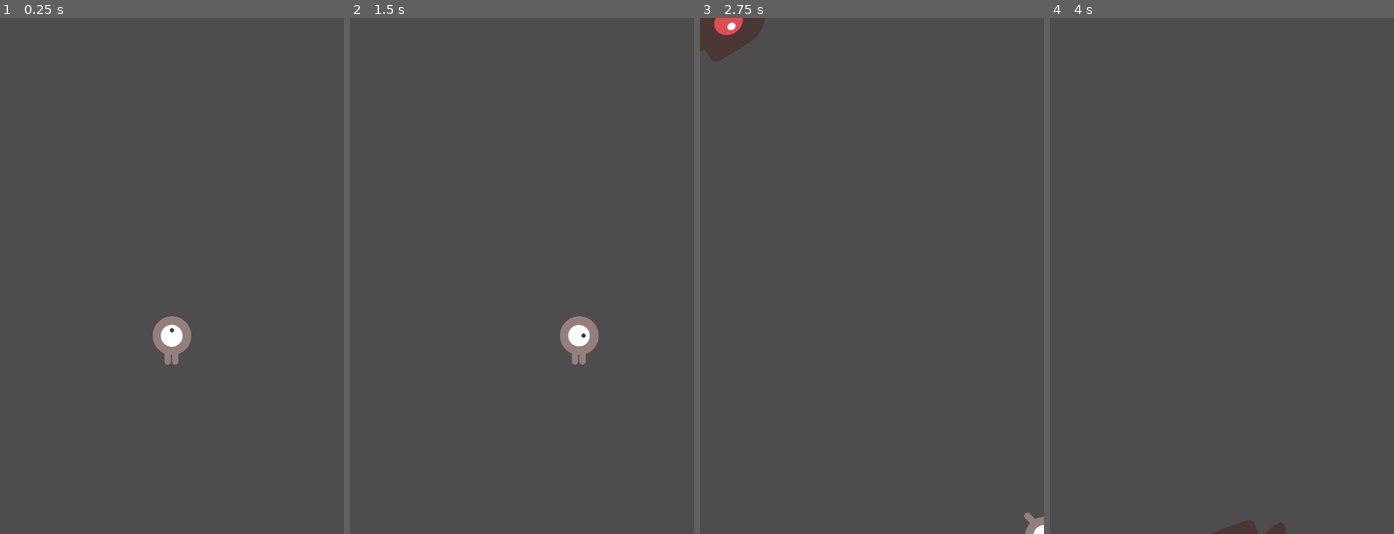
Above: before the commit, frames 1-4 (left to right).
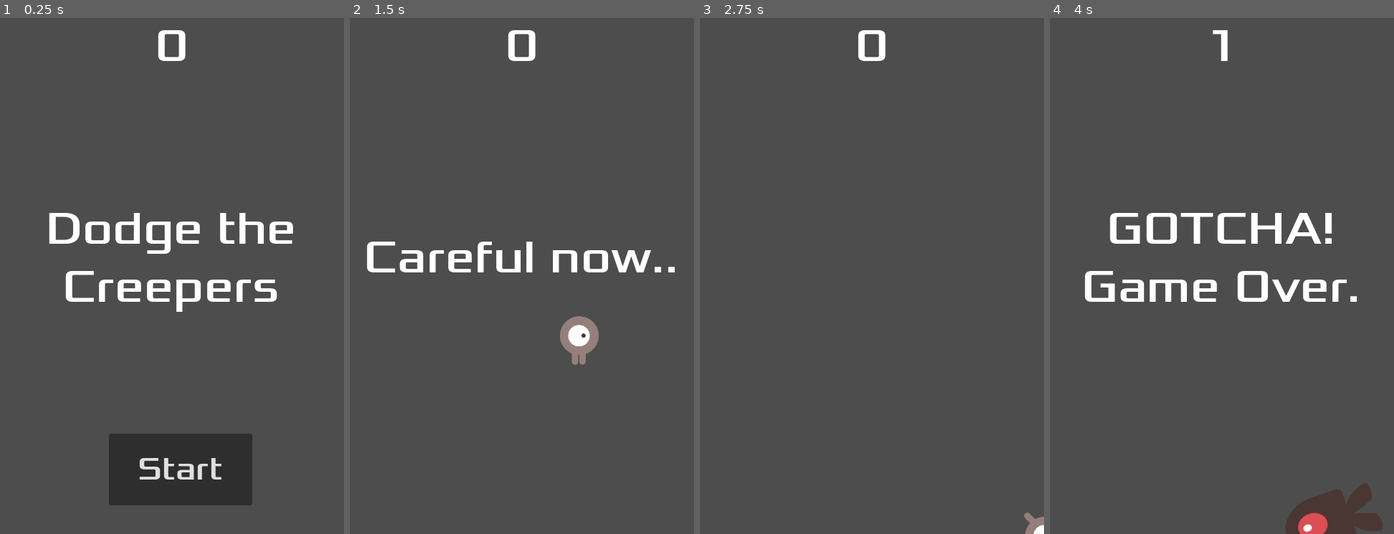
Above: after the commit, the same moments.

Repository: abhishekkr/godot-creeper-dodger
Game: Godot game, scene res://scenes/main.tscn
Two runs of this game, one before a commit and one after it. Both use one fixed random seed, a clock stepped at 60 frames per second and the inputs below.
Inputs (mouse positions are in pixels of both pictures, inside the frame that each line leads up to):
- Up to frame 1 (0.25 s): no input
- Up to frame 2 (1.5 s): click (528, 472) at 0.5 s, where only the run after the commit has a clickable "Start"; tap Enter at 1.25 s; hold Right (move_right) from 1.28 s (still down)
- Up to frame 3 (2.75 s): release Right (move_right) at 2.03 s; hold Down (move_down) from 2.03 s (still down)
- Up to frame 4 (4 s): release Down (move_down) at 2.78 s; hold Right (move_right) 2.78-3.53 s; hold Up (move_up) from 3.53 s (still down)

The runs differ from the first frame. In frame 1, 9.9% of the frame differs, in the area x 14-86%, y 2-95%; in frame 2, 2.1%; in frame 3, 1.4%; in frame 4, 5.6%.

Commit message:
add Heads Up Display to start/game-over/score
Signed-off-by: AbhishekKr <abhikumar163@gmail.com>

Diff:
--- /dev/null
+++ b/scenes/hud.tscn
@@ -0,0 +1,45 @@
+[gd_scene load_steps=3 format=3 uid="uid://l2wx3ihygopf"]
+
+[ext_resource type="FontFile" uid="uid://ch6g0xnthg608" path="res://fonts/Xolonium-Regular.ttf" id="1_duhro"]
+[ext_resource type="Script" path="res://scripts/hud.gd" id="1_r8tyv"]
+
+[node name="HUD" type="CanvasLayer"]
+script = ExtResource("1_r8tyv")
+
+[node name="ScoreLabel" type="Label" parent="."]
+offset_right = 479.0
+offset_bottom = 78.0
+size_flags_vertical = 0
+theme_override_fonts/font = ExtResource("1_duhro")
+theme_override_font_sizes/font_size = 64
+text = "0"
+horizontal_alignment = 1
+
+[node name="MessageLabel" type="Label" parent="."]
+offset_left = -1.0
+offset_top = 233.0
+offset_right = 479.0
+offset_bottom = 436.0
+theme_override_fonts/font = ExtResource("1_duhro")
+theme_override_font_sizes/font_size = 64
+text = "Dodge the Creepers"
+horizontal_alignment = 1
+vertical_alignment = 1
+autowrap_mode = 3
+
+[node name="StartButton" type="Button" parent="."]
+offset_left = 152.0
+offset_top = 580.0
+offset_right = 352.0
+offset_bottom = 680.0
+size_flags_vertical = 8
+theme_override_fonts/font = ExtResource("1_duhro")
+theme_override_font_sizes/font_size = 45
+text = "Start"
+
+[node name="MessageTimer" type="Timer" parent="."]
+wait_time = 2.0
+one_shot = true
+
+[connection signal="pressed" from="StartButton" to="." method="_on_start_button_pressed"]
+[connection signal="timeout" from="MessageTimer" to="." method="_on_message_timer_timeout"]
--- a/scenes/main.tscn
+++ b/scenes/main.tscn
@@ -1,8 +1,9 @@
-[gd_scene load_steps=5 format=3 uid="uid://dooig3oq1s885"]
+[gd_scene load_steps=6 format=3 uid="uid://dooig3oq1s885"]
 
 [ext_resource type="PackedScene" uid="uid://c3ievdorf0u2m" path="res://scenes/player.tscn" id="1_iso7e"]
 [ext_resource type="Script" path="res://scripts/main.gd" id="1_yravt"]
 [ext_resource type="PackedScene" uid="uid://ml5ycf5hpthy" path="res://scenes/mob.tscn" id="2_wvbm4"]
+[ext_resource type="PackedScene" uid="uid://l2wx3ihygopf" path="res://scenes/hud.tscn" id="4_bi1li"]
 
 [sub_resource type="Curve2D" id="Curve2D_kp1r4"]
 _data = {
@@ -35,7 +36,10 @@
 position = Vector2(-1, -1)
 rotation = 0.00208333
 
+[node name="HUD" parent="." instance=ExtResource("4_bi1li")]
+
 [connection signal="hit" from="Player" to="." method="game_over"]
 [connection signal="timeout" from="MobTimer" to="." method="_on_mob_timer_timeout"]
 [connection signal="timeout" from="StartTimer" to="." method="_on_start_timer_timeout"]
 [connection signal="timeout" from="ScoreTimer" to="." method="_on_score_timer_timeout"]
+[connection signal="start_game" from="HUD" to="." method="new_game"]
--- a/scenes/player.tscn
+++ b/scenes/player.tscn
@@ -56,7 +56,7 @@
 [node name="AnimatedSprite2D" type="AnimatedSprite2D" parent="."]
 sprite_frames = SubResource("SpriteFrames_b2fvj")
 animation = &"up"
-frame_progress = 0.299171
+frame_progress = 0.0474193
 
 [node name="CollisionShape2D" type="CollisionShape2D" parent="."]
 shape = SubResource("CapsuleShape2D_rfhbt")
--- /dev/null
+++ b/scripts/hud.gd
@@ -0,0 +1,33 @@
+extends CanvasLayer
+
+signal start_game
+
+
+func show_message(text):
+	$MessageLabel.text = text
+	$MessageLabel.show()
+	$MessageTimer.start()
+
+
+func show_game_over():
+	show_message("GOTCHA! Game Over.")
+	# Wait until the MessageTimer has counted down.
+	await $MessageTimer.timeout
+	$MessageLabel.text = "Beware! Dodge the Creepers.."
+	$MessageLabel.show()
+	# Make a one-shot timer and wait for it to finish.
+	await get_tree().create_timer(1.0).timeout
+	$StartButton.show()
+
+
+func update_score(score):
+	$ScoreLabel.text = str(score)
+
+
+func _on_start_button_pressed() -> void:
+	$StartButton.hide()
+	start_game.emit()
+
+
+func _on_message_timer_timeout() -> void:
+	$MessageLabel.hide()
--- a/scripts/main.gd
+++ b/scripts/main.gd
@@ -4,29 +4,24 @@
 var score
 
 
-# Called when the node enters the scene tree for the first time.
-func _ready() -> void:
-	new_game()
-
-
-# Called every frame. 'delta' is the elapsed time since the previous frame.
-func _process(delta: float) -> void:
-	pass
-
-
 func game_over() -> void:
 	$ScoreTimer.stop()
 	$MobTimer.stop()
+	$HUD.show_game_over()
 
 
 func new_game():
+	get_tree().call_group("mobs", "queue_free")
 	score = 0
 	$Player.start($StartPosition.position)
 	$StartTimer.start()
+	$HUD.update_score(score)
+	$HUD.show_message("Careful now..")
 
 
 func _on_score_timer_timeout() -> void:
 	score += 1
+	$HUD.update_score(score)
 
 
 func _on_start_timer_timeout() -> void:
Binary file added: fonts/Xolonium-Regular.ttf
